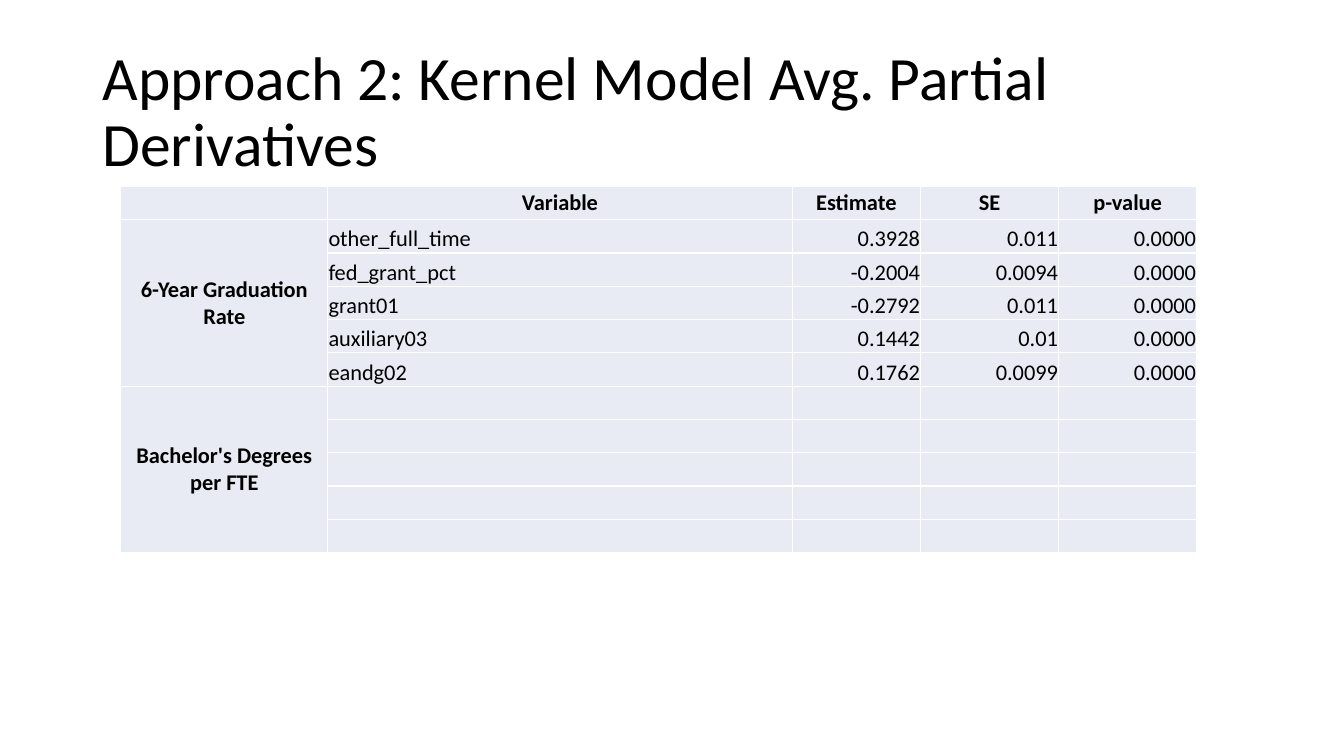
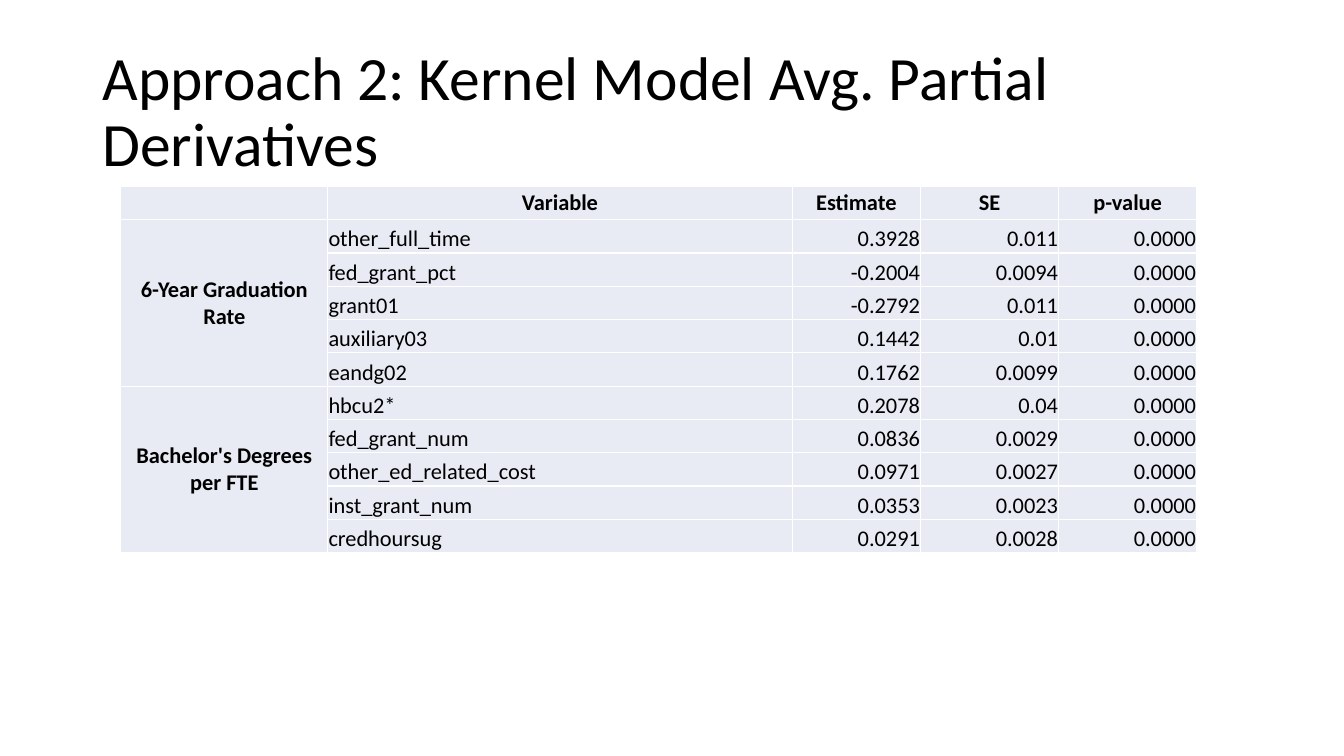
Before and after one commit to duncan-clark/DeltaCostProject_DataAnalysis, a slide deck: slide 14 of reports/18_03_13 Presentation.pptx. Drawn at 1344x756 pixels with LibreOffice and Linux fonts; fonts in the diff are those of the drawing. Boxes give left, top, right and bottom in pixels: in the first picture for what was removed or moved away, otherwise in the second. Text is boxed around its words. In the diff, an @@ line names an element or a change of style, - is before the commit and + after.

Commit message:
added ave partials to presentation

```diff
--- a/reports/18_03_13 Presentation.pptx
+++ b/reports/18_03_13 Presentation.pptx
@@ table at [121,187,1197,554] @@
-row 7: Bachelor's Degrees per FTE |  |  |  | 
+row 7: Bachelor's Degrees per FTE | hbcu2* | 0.2078 | 0.04 | 0.0000
-row 8:  |  |  |  | 
+row 8:  | fed_grant_num | 0.0836 | 0.0029 | 0.0000
-row 9:  |  |  |  | 
+row 9:  | other_ed_related_cost | 0.0971 | 0.0027 | 0.0000
-row 10:  |  |  |  | 
+row 10:  | inst_grant_num | 0.0353 | 0.0023 | 0.0000
-row 11:  |  |  |  | 
+row 11:  | credhoursug | 0.0291 | 0.0028 | 0.0000
```
Also in this commit, not shown: 2 other slides changed, 1 other file.
